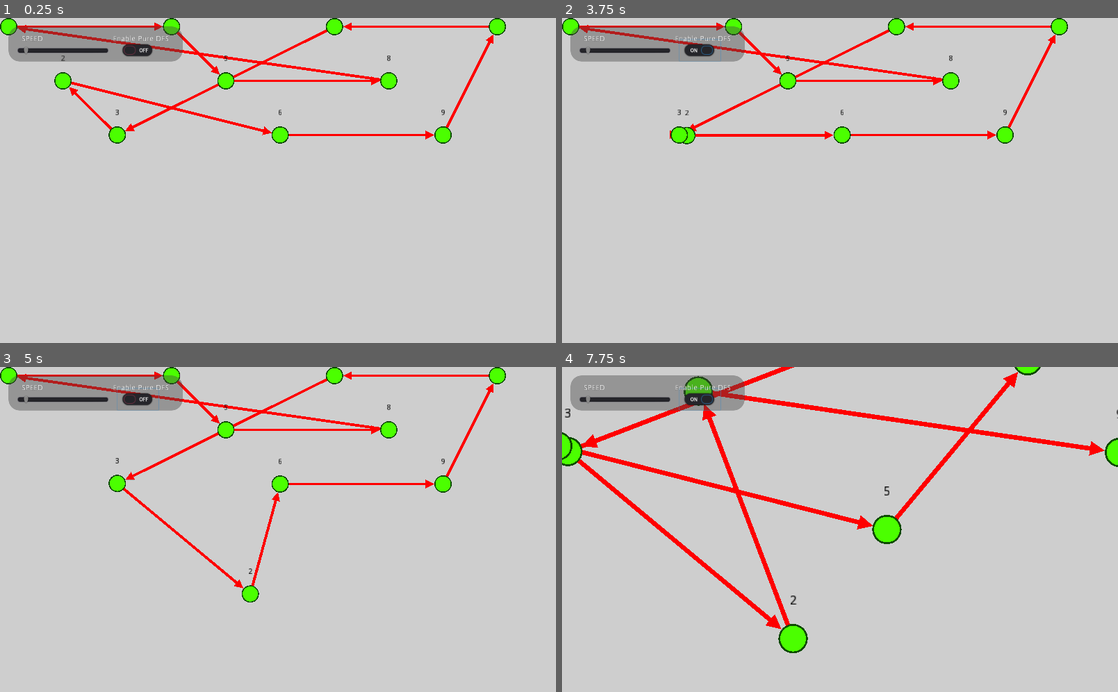
Above: before the commit, frames 1-4 (two rows, left to right).
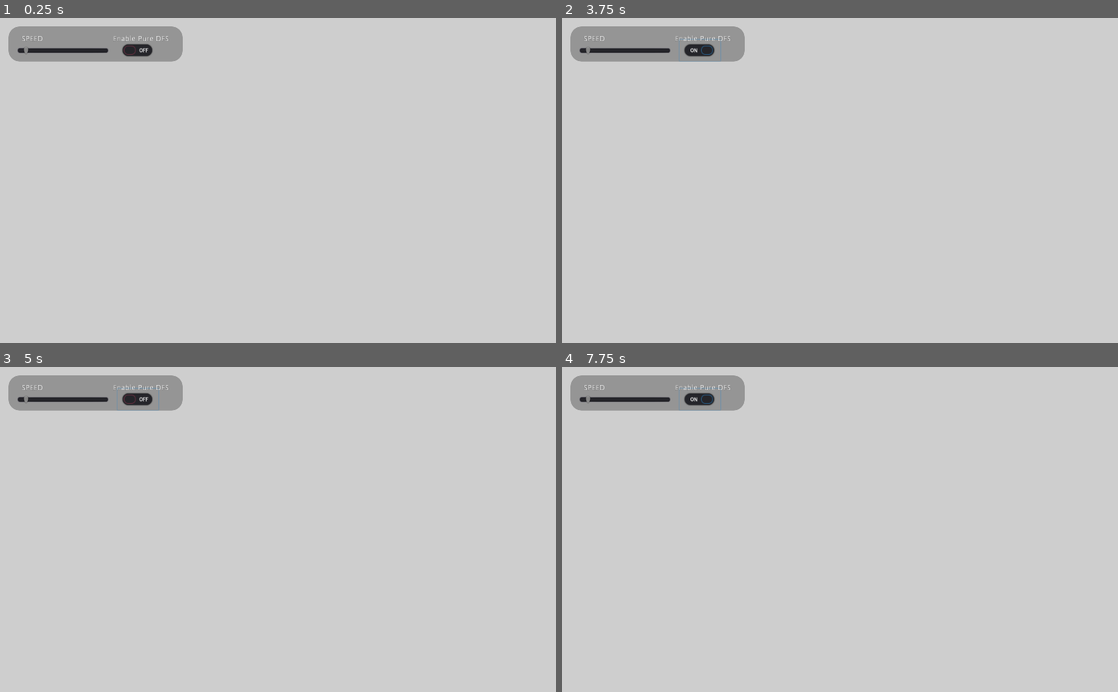
Above: after the commit, the same moments.

Repository: ron0studios/ron0studios.github.io
Game: Godot game, scene res://main.tscn
The game is run twice, just before and just after one commit, with the same random seed, the same clock (stepped at 60 frames per second) and the same inputs.
Inputs (mouse positions are in pixels of both pictures, inside the frame that each line leads up to):
- Up to frame 1 (0.25 s): no input
- Up to frame 2 (3.75 s): click (701, 50) at 0.5 s; click (701, 50) at 1.25 s; click (701, 50) at 2 s; tap Enter at 2.75 s; drag from (573, 27) to (895, 109) at 2.77 s; tap Space at 3.5 s; drag from (623, 79) to (812, 245) at 3.52 s
- Up to frame 3 (5 s): tap Enter at 4.25 s; move the mouse to (116, 484) at 4.27 s; press the mouse at (116, 484) at 4.28 s; right-click (116, 484) at 4.55 s
- Up to frame 4 (7.75 s): release the mouse at (678, 484) at 5 s; tap Space at 5, 6.5 s; drag from (734, 376) to (673, 480) at 5.02 s; tap Enter at 5.75 s; drag from (789, 428) to (867, 529) at 5.77 s; drag from (840, 484) to (756, 448) at 6.52 s; move the mouse to (895, 376) at 7.27 s; hold Mouse wheel up (scrollup) from 7.28 s (still down); click (895, 376) at 7.42 s; right-click (895, 376) at 7.55 s

The runs differ from the first frame. In frame 1, 3.6% of the frame differs, in the area x 0-91%, y 0-39%; in frame 2, 3.3%; in frame 3, 3.6%; in frame 4, 5.7%, in the area x 0-100%, y 0-89%.

Commit message:
image changes?

Diff:
--- a/godot/graphsim1/edge.gd
+++ b/godot/graphsim1/edge.gd
@@ -26,22 +26,18 @@
 	#$Tween.interpolate_method(self, "_movepoints", 0, 1, 1,Tween.TRANS_LINEAR,Tween.EASE_IN)
 	#$Tween.start()
 
+func setpause(pause):
+	set_process(!pause)
+	set_process_input(!pause)
+	set_process_internal(!pause)
+	set_process_unhandled_input(!pause)
+	set_process_unhandled_key_input(!pause)
+
 # Called every frame. 'delta' is the elapsed time since the previous frame.
 func _process(delta):
 	if $triangle.modulate.a == 0:
 		$triangle.modulate.a = 1;
 	if not connect_to is Vector2:
-		if connect_to == null or connect_from == null:
-			if connect_to == null:
-				var toremove=[] #queue deletion
-				for i in range(len(connect_from.connections)):
-					if connect_from.connections[i] == null:
-						toremove.append(i)
-						#connect_from.connections.remove(i)
-				for i in toremove:
-					connect_from.connections.remove(i)
-			self.queue_free()
-			pass
 		if not self.is_queued_for_deletion():
 			points[1] = connect_to.rect_global_position - connect_from.rect_global_position
 			points[1] += Vector2(16,16)
--- a/godot/graphsim1/graphnode.gd
+++ b/godot/graphsim1/graphnode.gd
@@ -7,6 +7,8 @@
 var check = false
 var followmouse = false
 var connections = []
+var connections_from = []
+
 var value = -1
 # Called when the node enters the scene tree for the first time.
 func _ready():
@@ -21,29 +23,16 @@
 
 # Called every frame. 'delta' is the elapsed time since the previous frame.
 func _process(delta):
-	$Label.text = str(value)
-	if Input.is_action_just_pressed("rmb") and check:
-		if not get_parent().get_parent().holding:
-			var edge = load("res://edge.tscn").instance()
-			edge.connect_from = self
-			edge.connect_to = get_global_mouse_position()
-			add_child(edge)
-			get_parent().get_parent().holding = true
-			get_parent().get_parent().holdarrow = edge
-		else:
-			if not get_parent().get_parent().holdarrow.connect_from == self:
-				get_parent().get_parent().holding = false
-				get_parent().get_parent().holdarrow.connect_to = self
-				get_parent().get_parent().holdarrow.connect_from.connections.append(self)
-
-
-	if check and Input.is_action_pressed("lmb"):
-		followmouse = true
-	if Input.is_action_just_released("lmb") and followmouse:
-		followmouse = false
+	#$Label.text = "from: "+ str(connections_from) + "\n" + "to: "+ str(connections) + "\n" +"self: "+ str(self)
+#
+#
+#	#if check and Input.is_action_pressed("lmb"):
+#	#	followmouse = true
+#	#if Input.is_action_just_released("lmb") and followmouse:
+#	#	followmouse = false
 	if followmouse:
 		set_position(get_global_mouse_position() - Vector2(16,16))
-	pass
+#	pass
 
 func init_edges():
 	for i in connections:
@@ -53,15 +42,6 @@
 		add_child(edge)
 	pass
 
-func _on_Panel_mouse_entered():
-	if not Input.is_action_pressed("lmb"):
-		check = true
-	pass # Replace with function body.
-
-
-func _on_Panel_mouse_exited():
-	check = false
-	pass # Replace with function body.
 
 
 func _on_Panel_gui_input(event):
@@ -69,7 +49,47 @@
 		get_parent().get_parent().dfs(self)
 	if event is InputEventMouseButton:
 		if event.doubleclick  and event.button_index == BUTTON_LEFT:
+			for i in connections_from:
+				i.queue_free()
+				for j in i.connect_from.connections:
+					if j.is_queued_for_deletion():
+						i.connect_from.connections.erase(j)
+			for i in connections:
+				i.queue_free()
+				for j in i.connect_to.connections_from:
+					if j.is_queued_for_deletion():
+						i.connect_to.connections_from.erase(j)
 			self.queue_free()
+		if Input.is_action_just_pressed("lmb"):
+			for i in connections:
+				i.setpause(false)
+			for i in connections_from:
+				i.setpause(false)
+			followmouse=true
+		elif Input.is_action_just_released("lmb"):
+			for i in connections:
+				i._process(0)
+				i.setpause(true)
+			for i in connections_from:
+				i._process(0)
+				i.setpause(true)
+			followmouse=false
+		if Input.is_action_just_pressed("rmb"):
+			if not get_parent().get_parent().holding:
+				var edge = load("res://edge.tscn").instance()
+				edge.connect_from = self
+				edge.connect_to = get_global_mouse_position()
+				add_child(edge)
+				get_parent().get_parent().holding = true
+				get_parent().get_parent().holdarrow = edge
+			else:
+				if not get_parent().get_parent().holdarrow.connect_from == self:
+					get_parent().get_parent().holding = false
+					get_parent().get_parent().holdarrow.connect_to = self
+					get_parent().get_parent().holdarrow.connect_from.connections.append(get_parent().get_parent().holdarrow)
+					get_parent().get_parent().holdarrow.connect_to.connections_from.append(get_parent().get_parent().holdarrow)
+					get_parent().get_parent().holdarrow._process(0)
+					get_parent().get_parent().holdarrow.setpause(true)
 	pass # Replace with function body.
 
 
--- a/godot/graphsim1/graphnode.tscn
+++ b/godot/graphsim1/graphnode.tscn
@@ -41,6 +41,4 @@
 "_edit_use_anchors_": false
 }
 [connection signal="gui_input" from="." to="." method="_on_Panel_gui_input"]
-[connection signal="mouse_entered" from="." to="." method="_on_Panel_mouse_entered"]
-[connection signal="mouse_exited" from="." to="." method="_on_Panel_mouse_exited"]
 [connection signal="tween_all_completed" from="Tween" to="." method="_on_Tween_tween_all_completed"]
--- a/godot/graphsim1/main.gd
+++ b/godot/graphsim1/main.gd
@@ -9,6 +9,7 @@
 var holdarrow
 var layers = 2
 var height = 3
+var paused
 
 func shuffled(x):
 	var a = x
@@ -34,19 +35,20 @@
 	#		_addvertice(i*100, j*100)
 	#_addvertice(layers*100, (height*100)/2 -50 )
 
-	for i in range(10):
-		_addvertice(i*100, (i%3)*100, i+1)
+	#for i in range(10):
+	#	_addvertice(i*100, (i%3)*100, i+1)
 
 	#the following adds "x" amount of connections
-	var connected = []
-	for i in $nodes.get_children():
-		self.connect("initconnections",i, "init_edges")
-		for j in shuffled($nodes.get_children()):
-			randomize()
-			if j != i and not i in j.connections and len(i.connections) < 1 and not j in connected: # x is the "< 2" part
-				connected.append(j)
-				i.connections.append(j)
-	emit_signal("initconnections")
+#	var connected = []
+#	for i in $nodes.get_children():
+#		self.connect("initconnections",i, "init_edges")
+#		for j in shuffled($nodes.get_children()):
+#			randomize()
+#			if j != i and not i in j.connections and len(i.connections) < 1 and not j in connected: # x is the "< 2" part
+#				connected.append(j)
+#				i.connections.append(j)
+#				j.connections_from.append(i)
+#	emit_signal("initconnections")
 	#calculate($nodes.get_child(0)) # 0 for now
 
 	pass # Replace with function body.
Not shown, changed: godot/graphsim1/export_presets.cfg
Not shown, removed: godot/graphsim1/exports/files/favicon.png.import
Not shown, removed: godot/graphsim1/exports/files/index.png.import
Not shown, removed: godot/graphsim1/exports/files_d/favicon.png.import
Not shown, removed: godot/graphsim1/exports/files_d/index.png.import
Not shown, removed: godot/graphsim1/exports/files/favicon.png
Not shown, removed: godot/graphsim1/exports/files/index.html
Not shown, removed: godot/graphsim1/exports/files/index.js
Not shown, removed: godot/graphsim1/exports/files/index.pck
Not shown, removed: godot/graphsim1/exports/files/index.png
Not shown, changed: godot/graphsim1/exports/files/index.wasm
Not shown, removed: godot/graphsim1/exports/files_d/favicon.png
(and 5 more such lines)
